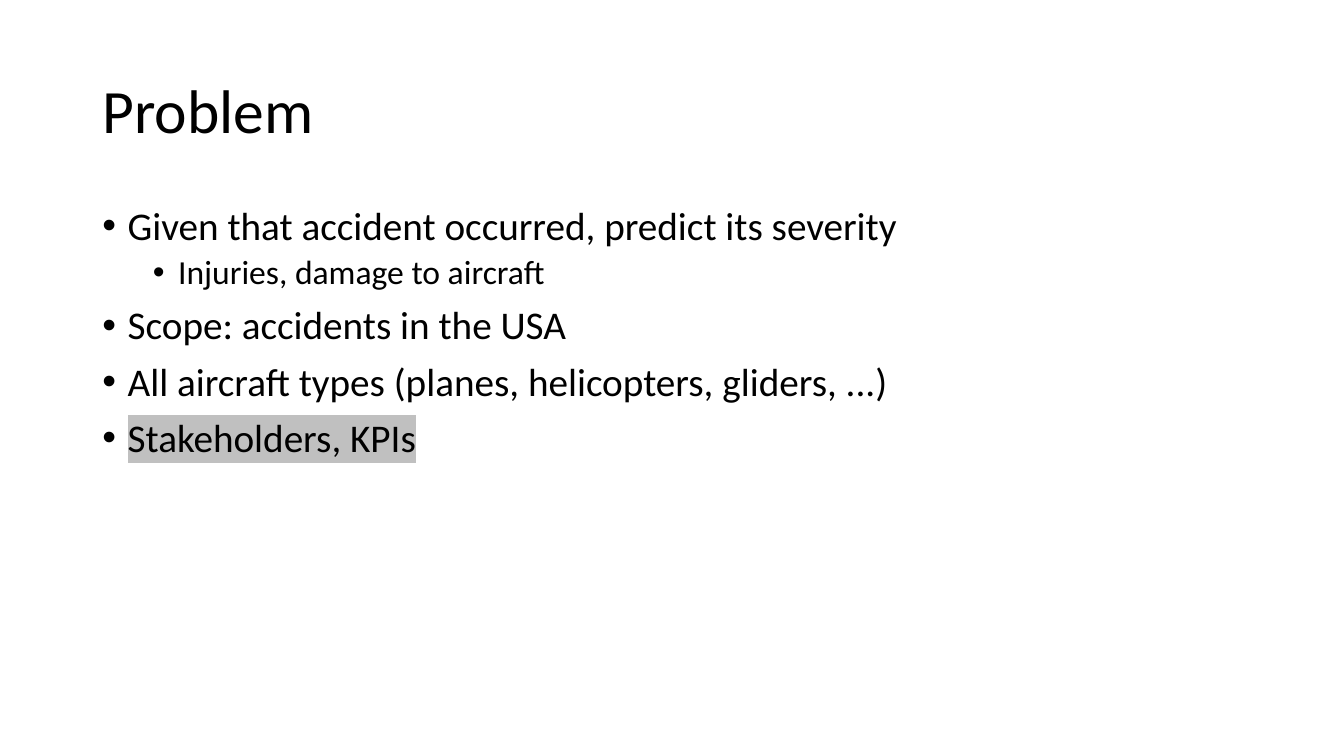
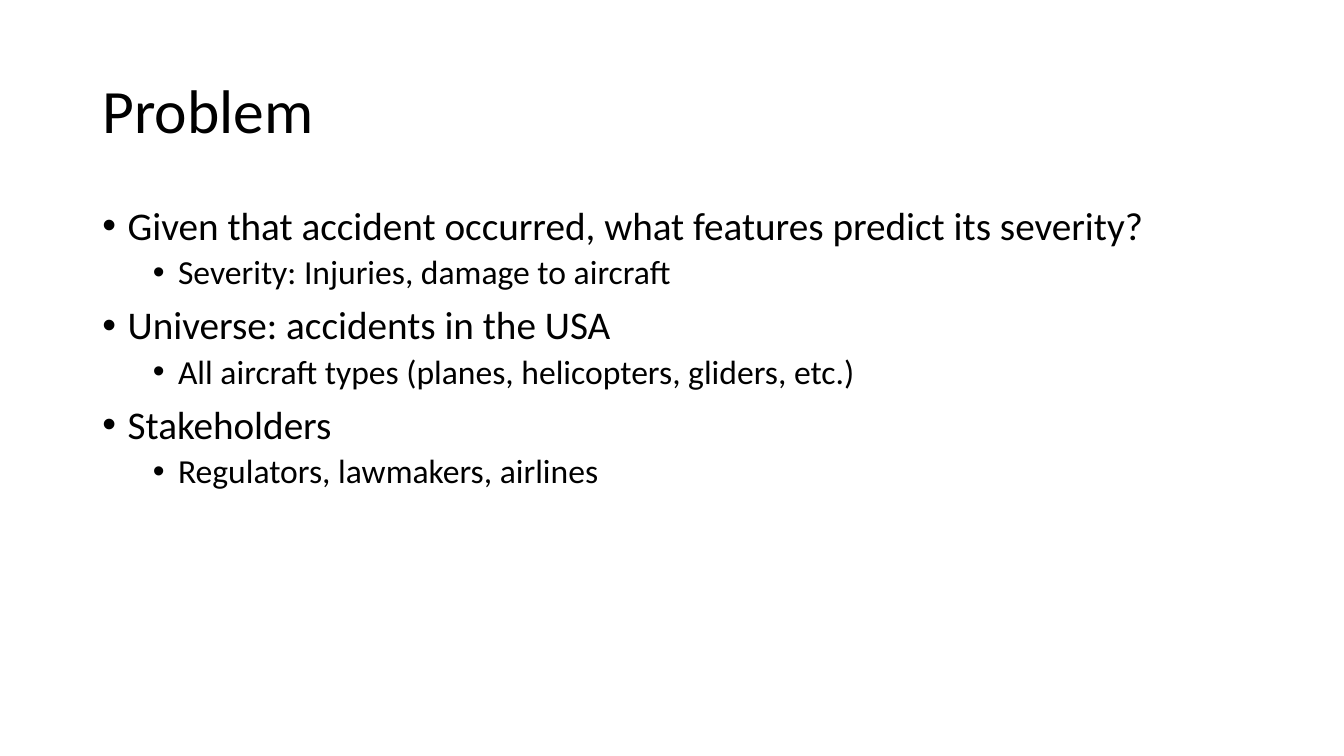
Before and after one commit to TheErdosInstitute-Summer2025-Project/aviation-project, a slide deck: slide 2 of deliverables/presentationcopy.pptx. Drawn at 1344x756 pixels with LibreOffice and Linux fonts; fonts in the diff are those of the drawing. Boxes give left, top, right and bottom in pixels: in the first picture for what was removed or moved away, otherwise in the second. Text is boxed around its words. In the diff, an @@ line names an element or a change of style, - is before the commit and + after.

Commit message:
updated presentation

```diff
--- a/deliverables/presentationcopy.pptx
+++ b/deliverables/presentationcopy.pptx
@@ text at box(128, 212, 1143, 489): text changed; size 28 to 24 pt @@
-• Given that accident occurred, predict its severity
-  • Injuries, damage to aircraft
-• Scope: accidents in the USA
-• All aircraft types (planes, helicopters, gliders, ...)
-• Stakeholders, KPIs
+• Given that accident occurred, what features predict its severity?
+  • Severity: Injuries, damage to aircraft
+• Universe: accidents in the USA
+  • All aircraft types (planes, helicopters, gliders, etc.)
+• Stakeholders
+  • Regulators, lawmakers, airlines
```
Also in this commit, not shown: 1 other slide changed.
